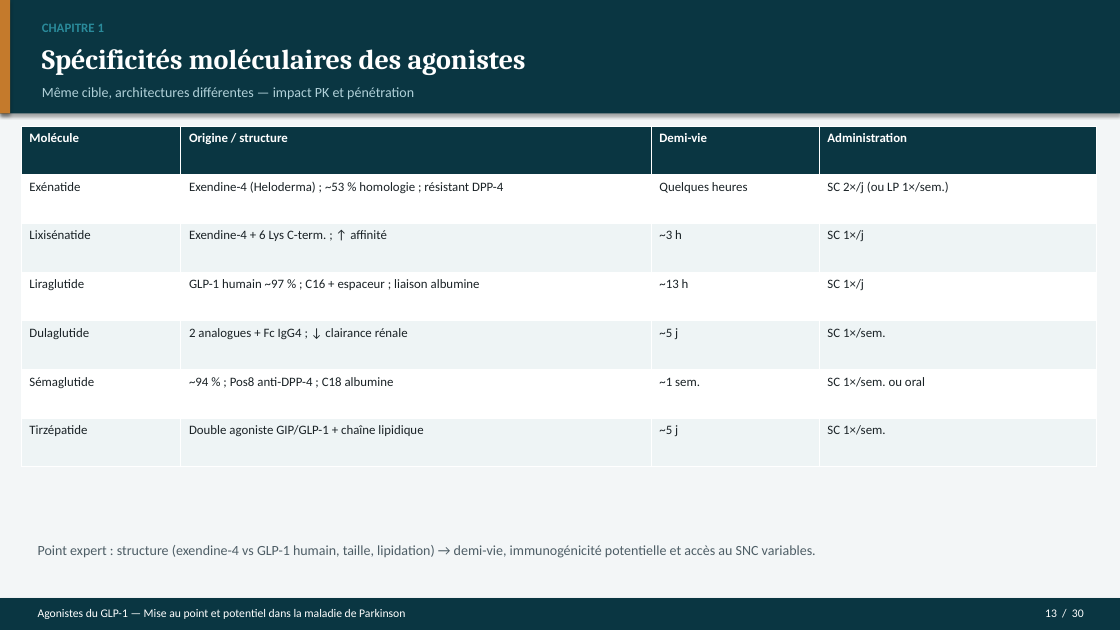
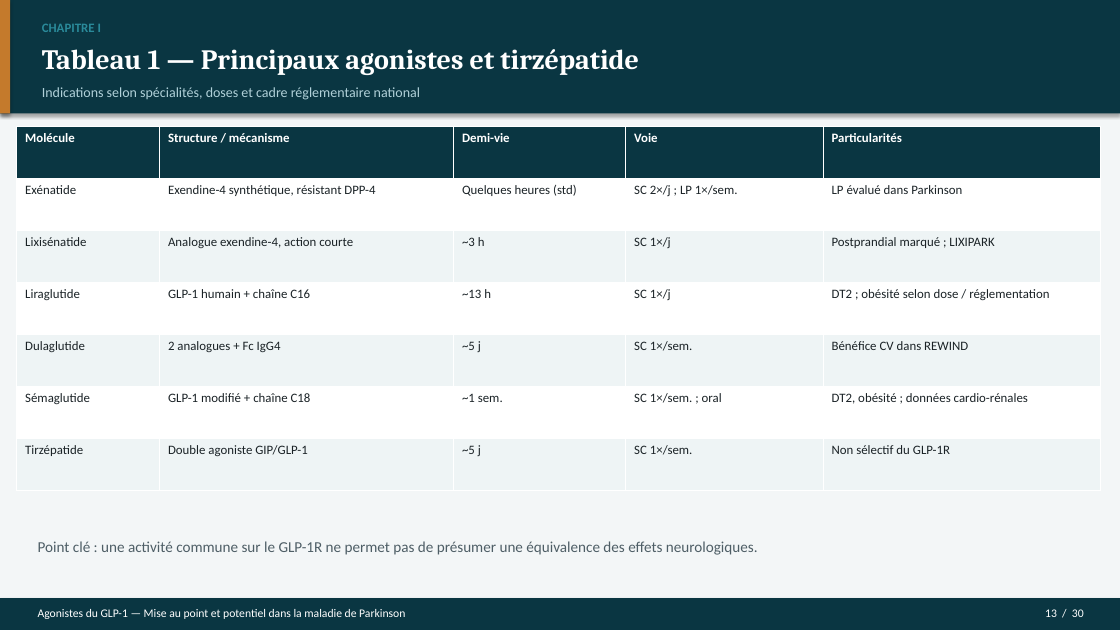
Before and after one commit to Mashtal-Platform/mashtal-platform, a slide deck: slide 13 of docs/presentation/Soutenance_GLP1_Parkinson.pptx. Drawn at 1120x630 pixels with LibreOffice and Linux fonts; fonts in the diff are those of the drawing. Boxes give left, top, right and bottom in pixels: in the first picture for what was removed or moved away, otherwise in the second. Text is boxed around its words. In the diff, an @@ line names an element or a change of style, - is before the commit and + after.

```diff
--- a/docs/presentation/Soutenance_GLP1_Parkinson.pptx
+++ b/docs/presentation/Soutenance_GLP1_Parkinson.pptx
@@ text at (42, 24, 101, 32): text changed @@
-CHAPITRE 1
+CHAPITRE I
@@ text at (42, 49, 639, 75): text changed @@
-Spécificités moléculaires des agonistes
+Tableau 1 — Principaux agonistes et tirzépatide
@@ text at (42, 87, 420, 100): text changed @@
-Même cible, architectures différentes — impact PK et pénétration
+Indications selon spécialités, doses et cadre réglementaire national
@@ table at (17, 126, 1101, 491) @@
-column 2: Origine / structure | Exendine-4 (Heloderma) ; ~53 % homologie ; résistant DPP-4 | Exendine-4 + 6 Lys C-term. ; ↑ affinité | GLP-1 humain ~97 % ; C16 + espaceur ; liaison albumine | 2 analogues + Fc IgG4 ; ↓ clairance rénale | ~94 % ; Pos8 anti-DPP-4 ; C18 albumine | Double agoniste GIP/GLP-1 + chaîne lipidique
-column 3: Demi-vie | Quelques heures | ~3 h | ~13 h | ~5 j | ~1 sem. | ~5 j
-column 4: Administration | SC 2×/j (ou LP 1×/sem.) | SC 1×/j | SC 1×/j | SC 1×/sem. | SC 1×/sem. ou oral | SC 1×/sem.
+column 2: Structure / mécanisme | Exendine-4 synthétique, résistant DPP-4 | Analogue exendine-4, action courte | GLP-1 humain + chaîne C16 | 2 analogues + Fc IgG4 | GLP-1 modifié + chaîne C18 | Double agoniste GIP/GLP-1
+column 3: Demi-vie | Quelques heures (std) | ~3 h | ~13 h | ~5 j | ~1 sem. | ~5 j
+column 4: Voie | SC 2×/j ; LP 1×/sem. | SC 1×/j | SC 1×/j | SC 1×/sem. | SC 1×/sem. ; oral | SC 1×/sem.
+column 5: Particularités | LP évalué dans Parkinson | Postprandial marqué ; LIXIPARK | DT2 ; obésité selon dose / réglementation | Bénéfice CV dans REWIND | DT2, obésité ; données cardio-rénales | Non sélectif du GLP-1R
@@ table: place and size @@
-table at (21, 126, 1096, 467)
+table at (17, 126, 1101, 491)
@@ text at (38, 541, 758, 555): text changed; size 12 to 13 pt @@
-Point expert : structure (exendine-4 vs GLP-1 humain, taille, lipidation) → demi-vie, immunogénicité potentielle et accès au SNC variables.
+Point clé : une activité commune sur le GLP-1R ne permet pas de présumer une équivalence des effets neurologiques.
```
Also in this commit, not shown: 19 other slides changed, 10 slides added, 10 slides removed, 7 other files.
